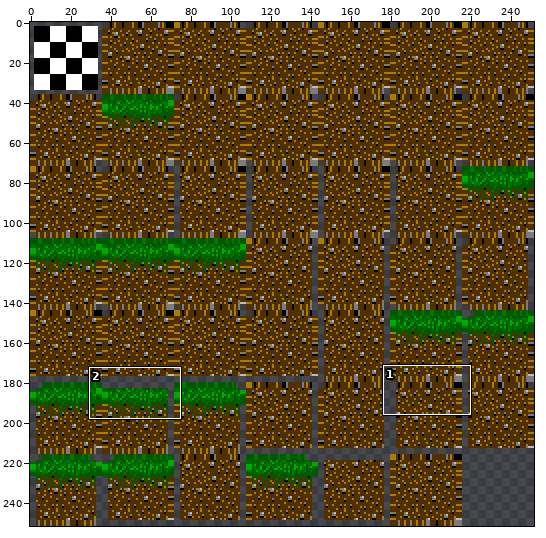
Sprite sheet, stored at CardRush/tilesets/tileset0/output_tileset.png. Above: a wide view before the commit, with the close-up outlined.
Close-up. Before the edit:
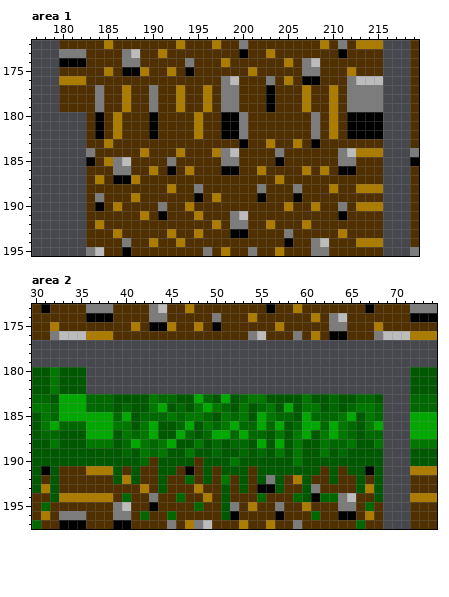
The file is 252x252 pixels. Shown: area 1: x 177..219, y 172..195; area 2: x 30..74, y 173..197.
The same view after the edit:
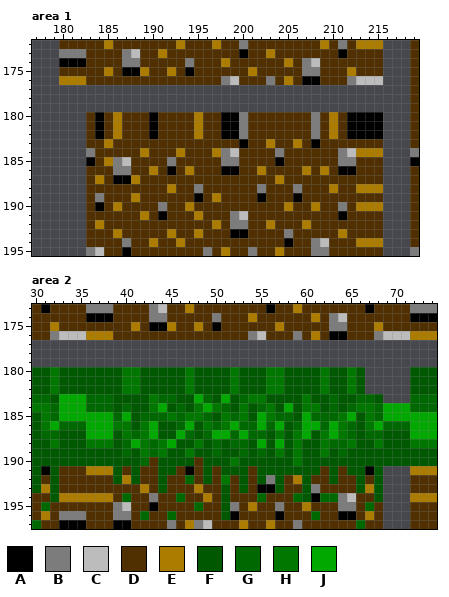
Palette (. is transparent): A #000000  B #7c7c7c  C #bcbcbc  D #503000  E #ac7c00  F #005800  G #006800  H #007800  J #00a800
Edits made:
--- area 1
@@ x 177..219 @@
 176 ...EEEDDDDDDDDDDDDDDDBCDDDBDEDAADDDBCCC...D
-177 ...DDDDBDDEDDBDDEDDEDBBDDDADDDEDDEDBBBB...D
-178 ...DDDDBDDEDDBDDEDDEDBBDDDADDDEDDEDBBBB...D
-179 ...DDDDBDDEDDBDDEDDEDBBDDDADDDEDDEDBBBB...D
+177 ..........................................D
+178 ..........................................D
+179 ..........................................D
 180 ......DADEDDDADDDDEDDAABDDDDDDDBDEDAAAA...D
--- area 2
@@ x 30..74 @@
 179 .............................................
-180 FFHFFF....................................FFF
-181 FFHFFF....................................FFF
-182 FFHFFF....................................FFF
+180 FFHFFFFFFFHHFFFFFHFFFFHFFFHHFFFFHFFHF.....FFF
+181 FFHFFFFFFFHHFFFFFHFFFFHFFFHHFFFFHFFHF.....FFF
+182 FFHFFFFFFFHHFFFFFHFFFFHFFFHHFFFFHFFHF.....FFF
 183 GGFJJJGGGFFFFHGGFFJGFJFGHHFFFFHFFGFFGGF...GGG
-184 HHGJJJGGGFGFFHJFGFHJHGFHFGHFJFHHFGFGHHG...GGG
-185 FHGJJJJJJGJFGGGHGHHGFHGHFJHGGFJGGGHJFHG...JJJ
-186 FHJGGGJJJHHFHJFFGJFHGHJGGJGJFGJJGJHGFHJ...JJJ
-187 FGGFFFJJJFHGHJFFJGFGJJGJGGFHFHJFHJHGFGG...JJJ
-188 FFHFFFHHHFGJHGHJFFHFGFGGFJFJFHFFHGGHFFH...HHH
-189 FFFFFFFFFFGFHGHFFHFFGFFGFGFHFHFFHFGFFFF...FFF
-190 FFFFFFFFFFFFGDFFFFDFFFHFFFFFFHFFFFFFFFF...FFF
+184 HHGJJJGGGFGFFHJFGFHJHGFHFGHFJFHHFGFGHHGJJJGGG
+185 FHGJJJJJJGJFGGGHGHHGFHGHFJHGGFJGGGHJFHGJJJJJJ
+186 FHJGGGJJJHHFHJFFGJFHGHJGGJGJFGJJGJHGFHJGGGJJJ
+187 FGGFFFJJJFHGHJFFJGFGJJGJGGFHFHJFHJHGFGGFFFJJJ
+188 FFHFFFHHHFGJHGHJFFHFGFGGFJFJFHFFHGGHFFHFFFHHH
+189 FFFFFFFFFFGFHGHFFHFFGFFGFGFHFHFFHFGFFFFFFFFFF
+190 FFFFFFFFFFFFGDFFFFDFFFHFFFFFFHFFFFFFFFFFFFFFF
 191 FAFDDDEEEFDFDDFFDADFDFFFDFFFFFFFDFDFFAF...EEE
Boxes around the changes in both close-ups, in picture pixels (x1, y1, x2, y2):
erased: (59, 85, 383, 112)
added: (86, 367, 410, 466)
